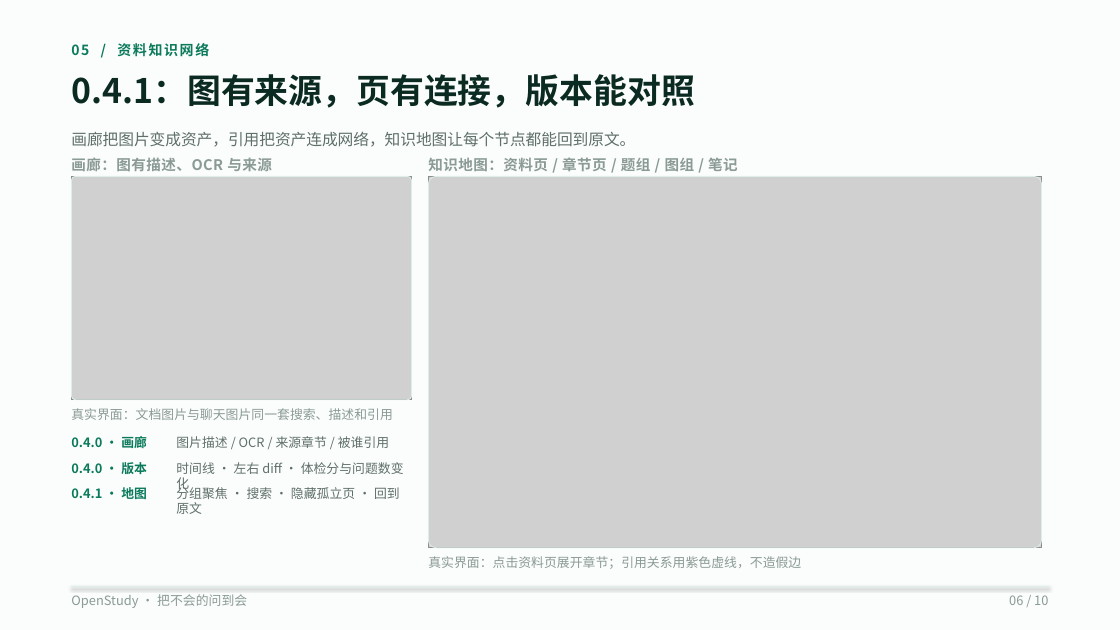
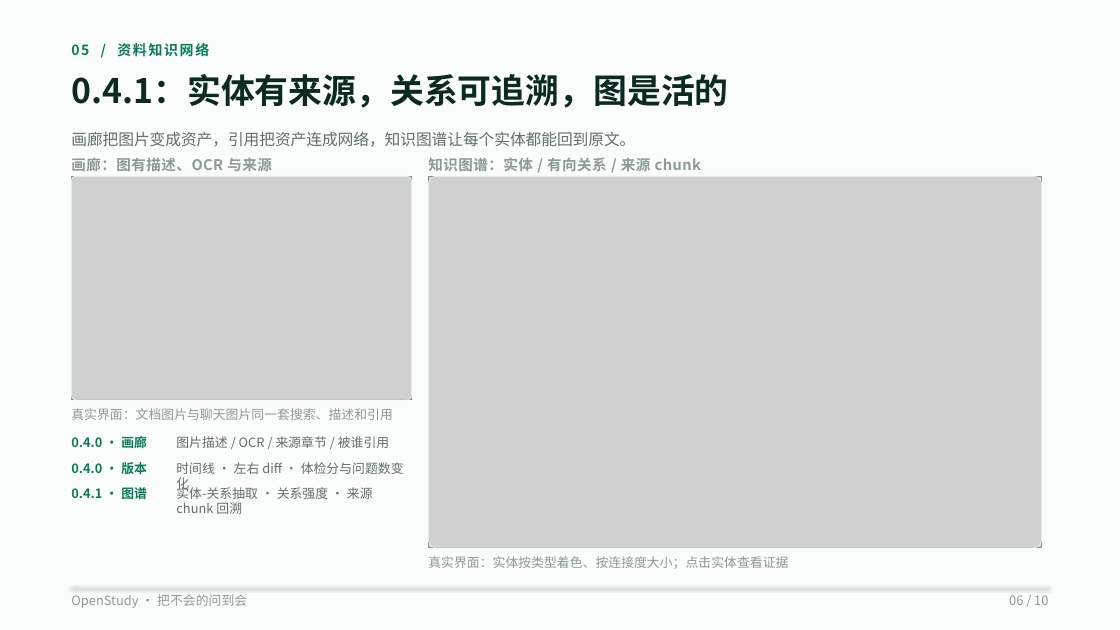
Before and after one commit to wufeng1234567/openstudy-fastapi-ts, a slide deck: slide 6 of doc/competition/OpenStudy-0.4.1-10页-码道版.pptx. Drawn at 1120x630 pixels with LibreOffice and Linux fonts; fonts in the diff are those of the drawing; grey boxes stand for pictures. Boxes give left, top, right and bottom in pixels: in the first picture for what was removed or moved away, otherwise in the second. Text is boxed around its words. In the diff, an @@ line names an element or a change of style, - is before the commit and + after.

Commit message:
feat: 真正的实体关系知识图谱

```diff
--- a/doc/competition/OpenStudy-0.4.1-10页-码道版.pptx
+++ b/doc/competition/OpenStudy-0.4.1-10页-码道版.pptx
@@ text at box(71, 74, 728, 108): text changed @@
-0.4.1：图有来源，页有连接，版本能对照
+0.4.1：实体有来源，关系可追溯，图是活的
@@ text at box(71, 131, 635, 147): text changed @@
-画廊把图片变成资产，引用把资产连成网络，知识地图让每个节点都能回到原文。
+画廊把图片变成资产，引用把资产连成网络，知识图谱让每个实体都能回到原文。
@@ text at box(428, 157, 701, 171): text changed @@
-知识地图：资料页 / 章节页 / 题组 / 图组 / 笔记
+知识图谱：实体 / 有向关系 / 来源 chunk
@@ text at box(71, 484, 147, 502): text changed @@
-0.4.1 · 地图
+0.4.1 · 图谱
@@ text at box(176, 484, 373, 514): text changed @@
-分组聚焦 · 搜索 · 隐藏孤立页 · 回到原文
+实体-关系抽取 · 关系强度 · 来源 chunk 回溯
@@ text at box(428, 556, 788, 569): text changed @@
-真实界面：点击资料页展开章节；引用关系用紫色虚线，不造假边
+真实界面：实体按类型着色、按连接度大小；点击实体查看证据
```
Also in this commit, not shown: 17 other files.
